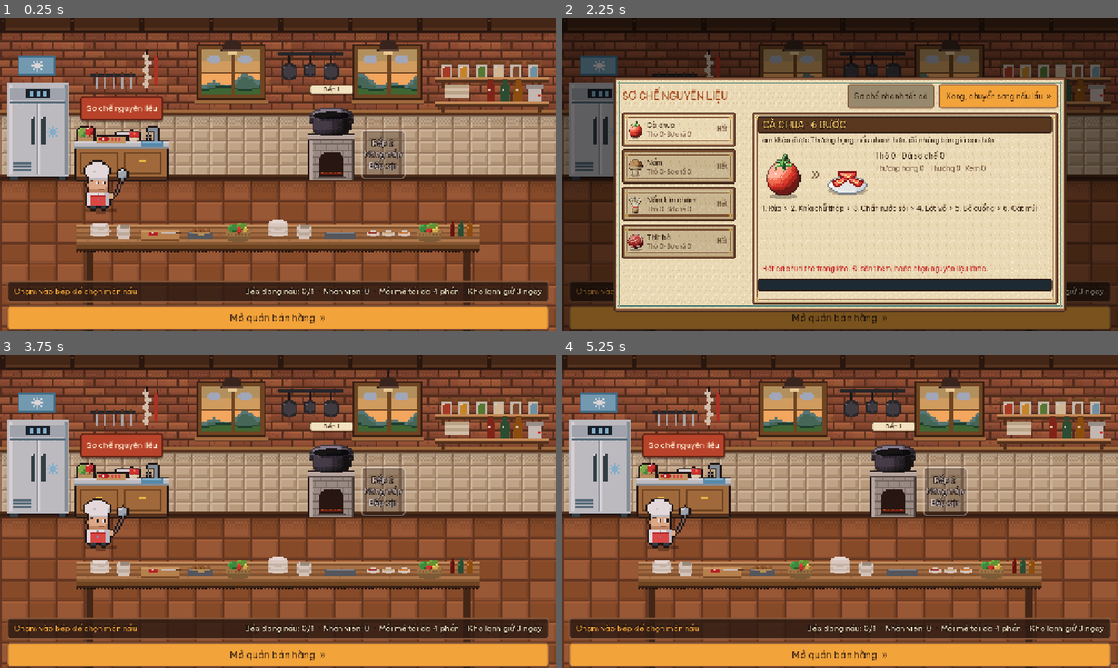
Above: before the commit, frames 1-4 (two rows, left to right).
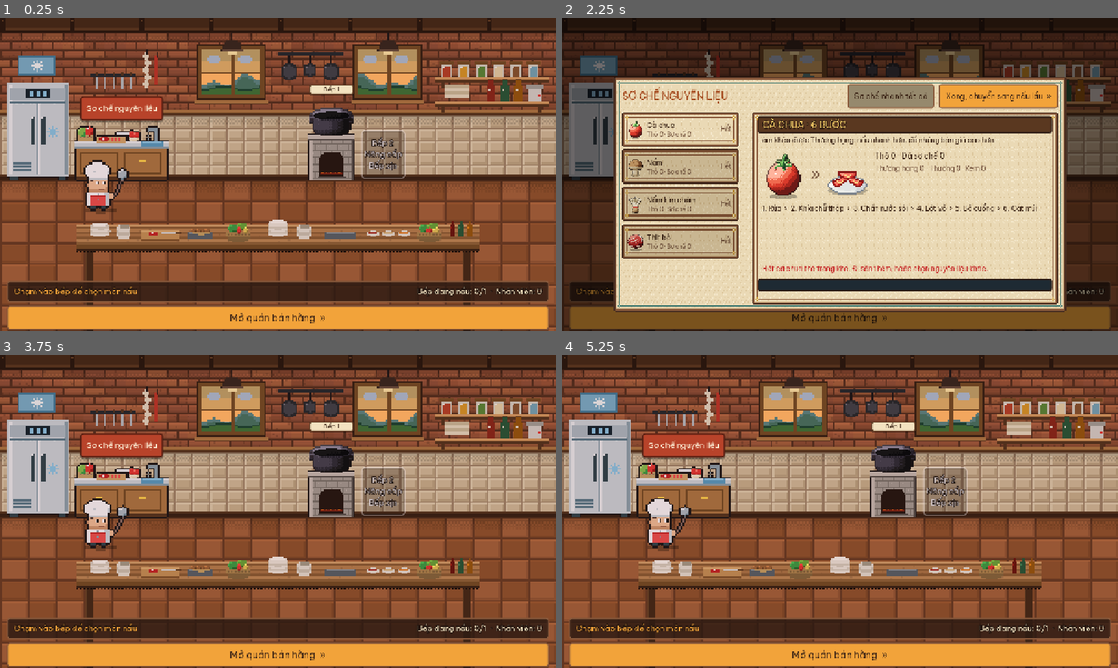
Above: after the commit, the same moments.

Repository: Znoywho/HotPot_SUNSUT
Game: Godot game, scene res://scenes/cook/cook_phase.tscn
Same seed, same stepped clock (60 frames per second), same inputs: the game is played once before the commit and once after it. This scene is started directly instead of the project's main scene.
Inputs:
- Up to frame 1 (0.25 s): no input
- Up to frame 2 (2.25 s): click "Sơ chế nguyên liệu" at 0.5 s; click "Mở quán bán hàng »" at 1.25 s; click "Sơ chế nguyên liệu" at 2 s
- Up to frame 3 (3.75 s): click "Xong, chuyển sang nấu lẩu »" at 2.75 s; click "Mở quán bán hàng »" at 3.5 s
- Up to frame 4 (5.25 s): click "Sơ chế nguyên liệu" at 4.25 s; click "Mở quán bán hàng »" at 5 s

The runs differ from the first frame. In frame 1, 0.5% of the frame differs, in the area x 44-98%, y 85-90%; in frame 2, 0.7%, in the area x 16-98%, y 30-89%; in frame 3, 0.5%; in frame 4, 0.5%.

Commit message:
[Cần Tuấn xem][Cần Hạo xem] Trưa 4:30; báo trước nhà phê bình, quán bẩn bị thanh tra/nhà phê bình trừ sao; bàn bẩn 50%, ít vũng nước, sự kiện 20%; bỏ nhật ký trận, avatar đúng boss; bỏ dải thông báo quán và dòng thông tin bếp; thanh cuộn sơ chế nhỏ

Diff:
--- a/autoload/day_manager.gd
+++ b/autoload/day_manager.gd
@@ -8,9 +8,9 @@
 
 enum Phase { NONE, HUNT, COOK, SELL, DAY_END, SHOP, GAME_OVER }
 
-## Một ngày chơi = 8 phút 15: săn 2:30 + sơ chế, nấu 2:30 + bán 3:15.
+## Một ngày chơi = 10 phút 15: săn 2:30 + sơ chế, nấu 4:30 + bán 3:15.
 const HUNT_DURATION := 150.0 ## Sáng đi săn: 2:30.
-const COOK_DURATION := 150.0 ## Trưa sơ chế + nấu nước cốt: 2:30 (sơ chế nhiều bước nên cần dài hơn).
+const COOK_DURATION := 270.0 ## Trưa sơ chế + nấu nước cốt: 4:30 (sơ chế nhiều bước + nấu, 2:30 làm không kịp).
 const SELL_DURATION := 195.0 ## Chiều tối bán hàng: 3:15.
 
 const SCENES := {
--- a/scenes/cook/cook_phase.gd
+++ b/scenes/cook/cook_phase.gd
@@ -405,8 +405,7 @@
 		if not slot.is_idle():
 			cooking += 1
 	var staff := _prep_staff.size() + (1 if _sous != null else 0)
-	_info.text = "Bếp đang nấu: %d/%d  ·  Nhân viên: %d  ·  Mỗi mẻ tối đa %d phần  ·  Kho lạnh giữ %d ngày" % [
-		cooking, _stoves.size(), staff, servings(), GameState.shelf_days()]
+	_info.text = "Bếp đang nấu: %d/%d  ·  Nhân viên: %d" % [cooking, _stoves.size(), staff]
 	var has_hud := get_tree().get_first_node_in_group("hud") != null
 	_timer_label.visible = DayManager.timer_running and not has_hud
 	_timer_label.text = "Còn lại " + DayManager.time_left_text()
--- a/scenes/cook/prep_panel.gd
+++ b/scenes/cook/prep_panel.gd
@@ -113,7 +113,7 @@
 	var list_margin := MarginContainer.new()
 	list_margin.size_flags_horizontal = SIZE_EXPAND_FILL
 	list_margin.mouse_filter = MOUSE_FILTER_PASS
-	list_margin.add_theme_constant_override("margin_right", 30)
+	list_margin.add_theme_constant_override("margin_right", 20)
 	scroll.add_child(list_margin)
 	list_margin.add_child(_list)
 
@@ -186,7 +186,7 @@
 
 ## Thanh cuộn to, dễ kéo bằng ngón tay (mặc định quá mảnh trên điện thoại).
 func _style_scrollbar(bar: VScrollBar) -> void:
-	bar.custom_minimum_size.x = 24
+	bar.custom_minimum_size.x = 14
 	var track := StyleBoxFlat.new()
 	track.bg_color = Color(0.23, 0.14, 0.09, 0.35)
 	track.set_corner_radius_all(6)
@@ -197,9 +197,9 @@
 		g.bg_color = Color("8a5a3c") if state == "grabber" else Color("a6714c")
 		g.border_color = Color("5a3820")
 		g.set_border_width_all(2)
-		g.set_corner_radius_all(6)
-		g.content_margin_left = 10
-		g.content_margin_right = 10
+		g.set_corner_radius_all(4)
+		g.content_margin_left = 5
+		g.content_margin_right = 5
 		bar.add_theme_stylebox_override(state, g)
 
 
--- a/scenes/hunt/battle_view.gd
+++ b/scenes/hunt/battle_view.gd
@@ -32,7 +32,6 @@
 var _order_slots: Array[Dictionary] = [] ## {c: Combatant, node: PanelContainer}
 var _order_arrow: Label
 var _order_current: Combatant ## Người đang/vừa đánh, giữ ở ô đầu tới lượt sau.
-var _log: RichTextLabel
 var _turn_label: Label
 var _skill_buttons: Array[Button] = []
 var _flee_button: Button
@@ -478,29 +477,12 @@
 	_turn_label.horizontal_alignment = HORIZONTAL_ALIGNMENT_RIGHT
 	order_row.add_child(_turn_label)
 
-	# Nhật ký + hành động.
-	var bottom := HBoxContainer.new()
-	bottom.add_theme_constant_override("separation", 12)
-	root.add_child(bottom)
-	var log_panel := PanelContainer.new()
-	log_panel.add_theme_stylebox_override("panel", HuntUI.paper_style("paper_panel", 8, Vector2(20, 14)))
-	log_panel.size_flags_horizontal = SIZE_EXPAND_FILL
-	log_panel.custom_minimum_size = Vector2(0, 150)
-	bottom.add_child(log_panel)
-	_log = RichTextLabel.new()
-	_log.bbcode_enabled = true
-	_log.add_theme_color_override("default_color", HuntUI.INK)
-	_log.scroll_following = true
-	_log.add_theme_font_size_override("normal_font_size", HuntUI.FONT_SMALL)
-	log_panel.add_child(_log)
-
-	var actions := GridContainer.new()
-	actions.columns = 2
-	actions.add_theme_constant_override("h_separation", 8)
-	actions.add_theme_constant_override("v_separation", 8)
-	bottom.add_child(actions)
-	HuntUI.pop_in(log_panel, 0.15)
-	HuntUI.pop_in(actions, 0.2)
+	# Hành động: 1 hàng nút căn giữa dưới đấu trường (bỏ bảng nhật ký trận, hiệu ứng số máu đã đủ thông tin).
+	var actions := HBoxContainer.new()
+	actions.alignment = BoxContainer.ALIGNMENT_CENTER
+	actions.add_theme_constant_override("separation", 12)
+	root.add_child(actions)
+	HuntUI.pop_in(actions, 0.15)
 	for i in controller.skills.size():
 		var b := HuntUI.button(controller.skills[i].display_name, 230)
 		b.custom_minimum_size.y = 70
@@ -665,13 +647,6 @@
 	node.add_theme_stylebox_override("panel", style)
 
 
+## Đánh dấu đã đọc nhật ký trận (dùng để chọn hiệu ứng theo dòng mới; không còn hiện bảng nhật ký).
 func _flush_log() -> void:
-	var lines := controller.battle.log_lines
-	for i in range(_log_index, lines.size()):
-		var line: String = lines[i]
-		if "CHÍ MẠNG" in line:
-			line = "[color=#a3461a]%s[/color]" % line
-		elif "bị hạ" in line:
-			line = "[color=#c62828]%s[/color]" % line
-		_log.append_text(line + "\n")
-	_log_index = lines.size()
+	_log_index = controller.battle.log_lines.size()
--- a/scenes/hunt/hunt_phase.gd
+++ b/scenes/hunt/hunt_phase.gd
@@ -288,7 +288,7 @@
 	row.set_anchors_and_offsets_preset(PRESET_FULL_RECT, PRESET_MODE_MINSIZE, 8)
 	row.add_theme_constant_override("separation", 12)
 	card.add_child(row)
-	var boss_data: CombatantData = session.boss_pool[0] if not session.boss_pool.is_empty() else null
+	var boss_data := session.today_boss() # Hiện đúng con boss sẽ đánh.
 	row.add_child(HuntUI.texture_rect(HuntUI.combatant_texture(boss_data), 76))
 	var text := VBoxContainer.new()
 	text.alignment = BoxContainer.ALIGNMENT_CENTER
@@ -303,7 +303,7 @@
 		state = "Sẵn sàng! Boss luôn rơi nguyên liệu hoàng kim (giá x3)"
 	else:
 		state = "Thắng thêm %d trận để mở" % (session.config.boss_unlock_wins - session.wins)
-	text.add_child(HuntUI.label("BOSS", 24, HuntUI.BAD))
+	text.add_child(HuntUI.label("BOSS: " + boss_data.display_name if boss_data != null else "BOSS", 24, HuntUI.BAD))
 	var s := HuntUI.label(state, HuntUI.FONT_SMALL)
 	s.autowrap_mode = TextServer.AUTOWRAP_WORD_SMART
 	text.add_child(s)
--- a/scenes/hunt/hunt_session.gd
+++ b/scenes/hunt/hunt_session.gd
@@ -17,6 +17,7 @@
 var rerolls_used := 0 ## Số lần đổi bụi cỏ hôm nay (phiên săn tạo mới mỗi sáng).
 var monster_pool: Array[CombatantData] = []
 var boss_pool: Array[CombatantData] = []
+var _today_boss: CombatantData = null ## Boss của hôm nay, chọn 1 lần để thẻ boss hiện đúng con sẽ đánh.
 var stat_multiplier := 1.0
 
 
@@ -142,12 +143,19 @@
 	return not boss_defeated and wins >= config.boss_unlock_wins and not boss_pool.is_empty()
 
 
+## Boss sẽ đánh hôm nay (chọn ngẫu nhiên 1 lần trong pool, giữ nguyên cả buổi săn).
+func today_boss() -> CombatantData:
+	if _today_boss == null and not boss_pool.is_empty():
+		_today_boss = boss_pool.pick_random()
+	return _today_boss
+
+
 func boss_encounter() -> Encounter:
 	var e := Encounter.new()
 	e.is_boss = true
 	e.stat_multiplier = stat_multiplier
-	if not boss_pool.is_empty():
-		e.monsters.append(boss_pool.pick_random())
+	if today_boss() != null:
+		e.monsters.append(today_boss())
 	return e
 
 
--- a/scenes/sell/sell_events.gd
+++ b/scenes/sell/sell_events.gd
@@ -3,7 +3,7 @@
 ## Sự kiện ngẫu nhiên trong buổi bán: thanh tra vệ sinh, nhà phê bình ẩm thực, giám khảo Michelin ẩn danh.
 ## Mỗi sự kiện tự tung xúc xắc xem hôm nay có xảy ra không và xảy ra lúc nào (hoàn toàn ngẫu nhiên).
 
-const EVENT_CHANCE := 1.0 / 3.0 ## Mỗi loại sự kiện có 1/3 khả năng xảy ra trong 1 buổi bán.
+const EVENT_CHANCE := 0.2 ## Mỗi loại sự kiện (độc lập) có 20% khả năng xảy ra trong 1 buổi bán.
 const EARLIEST := 0.12 ## Sớm nhất sau 12% buổi bán.
 const LATEST := 0.7 ## Muộn nhất ở 70% buổi bán (để kịp phục vụ khách đặc biệt).
 
@@ -11,7 +11,13 @@
 const INSPECT_FINE_PER_ITEM := 20_000 ## ...cộng thêm theo từng món hết hạn.
 const INSPECT_STAR_LOSS := 1.0
 const INSPECT_CLEAN_STAR := 0.25
-
+## Quán bẩn (bàn chưa dọn, rác / vũng nước dưới sàn) lúc thanh tra hoặc nhà phê bình vào: trừ sao mỗi chỗ, có trần.
+## TODO(nhóm): cân bằng.
+const DIRTY_STAR_PER_SPOT := 0.2
+const INSPECT_DIRTY_STAR_MAX := 1.0
+const CRITIC_DIRTY_STAR_MAX := 0.6
+
+const CRITIC_WARN_LEAD := 20.0 ## Báo trước bao nhiêu giây trước khi nhà phê bình tới (để kịp dọn quán, chuẩn bị lẩu).
 const CRITIC_STAR_WIN := 0.5
 const CRITIC_STAR_LOSE := 1.0
 const CRITIC_TIP_BONUS := 0.5 ## Thêm 50% giá món vào tip khi nhà phê bình hài lòng.
@@ -32,7 +38,10 @@
 	var total := DayManager.SELL_DURATION
 	for kind in ["inspector", "critic", "michelin"]:
 		if randf() < EVENT_CHANCE:
-			_schedule.append({"kind": kind, "at": total * (1.0 - randf_range(EARLIEST, LATEST))})
+			var at := total * (1.0 - randf_range(EARLIEST, LATEST))
+			_schedule.append({"kind": kind, "at": at})
+			if kind == "critic":
+				_schedule.append({"kind": "critic_warn", "at": minf(total - 2.0, at + CRITIC_WARN_LEAD)})
 
 
 func tick(delta: float, _tables: Array, _sell: Node) -> void:
@@ -53,9 +62,13 @@
 	match kind:
 		"inspector":
 			_inspect()
+		"critic_warn":
+			notice("Nhà phê bình sắp tới!", "Khoảng %d giây nữa nhà phê bình ẩm thực sẽ vào quán.
+Dọn bàn, quét sàn và nấu sẵn lẩu đi!
+Quán bẩn là bị chê ngay, phục vụ chậm cũng bị chê." % int(CRITIC_WARN_LEAD), Color("6a3d9a"))
 		"critic":
 			_queue_special("critic")
-			notice("Nhà phê bình ẩm thực tới!", "Một nhà phê bình nổi tiếng sắp vào quán.\nPhục vụ nhanh để được khen, chậm là bị chê lên báo!", Color("6a3d9a"))
+			_log("[color=#6a3d9a]Nhà phê bình ẩm thực đang tới cửa quán.[/color]")
 		"michelin":
 			_queue_special("michelin")
 			_log("[color=#8a6d3b]Có vị khách lạ mặt vừa vào, cứ lặng lẽ ghi chép gì đó...[/color]")
@@ -82,9 +95,16 @@
 
 # --- Kết quả --------------------------------------------------------------
 
-## Thanh tra: kiểm kho, có đồ hết hạn là phạt + tịch thu.
+## Thanh tra: soi quán (bẩn là trừ sao) + kiểm kho (có đồ hết hạn là phạt + tịch thu).
 func _inspect() -> void:
 	var bad := GameState.expired_stock_count()
+	var mess: Dictionary = _sell.mess_count() if _sell != null and _sell.has_method("mess_count") else {"tables": 0, "floor": 0}
+	var spots := int(mess["tables"]) + int(mess["floor"])
+	if spots > 0:
+		var loss := minf(DIRTY_STAR_PER_SPOT * spots, INSPECT_DIRTY_STAR_MAX)
+		GameState.lose_star(loss)
+		notice("Thanh tra vệ sinh!", "Quán bẩn: %s.
+Trừ %s sao." % [_mess_text(mess), _num(loss)], Color("c62828"))
 	if bad > 0:
 		var fine := INSPECT_FINE_BASE + INSPECT_FINE_PER_ITEM * bad
 		GameState.add_money(-fine, false)
@@ -92,9 +112,29 @@
 		GameState.lose_star(INSPECT_STAR_LOSS)
 		notice("Thanh tra vệ sinh!", "Phát hiện %d món hết hạn trong kho.\nPhạt %s, tịch thu toàn bộ, trừ %s sao." % [
 			bad, GameState.format_money(fine), _num(INSPECT_STAR_LOSS)], Color("c62828"))
-	else:
+	elif spots == 0:
 		GameState.add_star(INSPECT_CLEAN_STAR)
 		notice("Thanh tra vệ sinh!", "Kho sạch sẽ, không có đồ hết hạn.\nQuán được khen, +%s sao." % _num(INSPECT_CLEAN_STAR), Color("2e7d32"))
+
+
+## Nhà phê bình vừa bước vào: thấy quán bẩn là chê ngay (trừ sao), dù sau đó phục vụ tốt vẫn được khen.
+func critic_arrived(mess: Dictionary) -> void:
+	var spots := int(mess["tables"]) + int(mess["floor"])
+	if spots <= 0:
+		return
+	var loss := minf(DIRTY_STAR_PER_SPOT * spots, CRITIC_DIRTY_STAR_MAX)
+	GameState.lose_star(loss)
+	notice("Nhà phê bình chê quán bẩn!", "Vừa vào đã thấy %s.
+Trừ %s sao." % [_mess_text(mess), _num(loss)], Color("6a3d9a"))
+
+
+static func _mess_text(mess: Dictionary) -> String:
+	var parts: Array[String] = []
+	if int(mess["tables"]) > 0:
+		parts.append("%d bàn chưa dọn" % int(mess["tables"]))
+	if int(mess["floor"]) > 0:
+		parts.append("%d chỗ bẩn dưới sàn" % int(mess["floor"]))
+	return ", ".join(parts)
 
 
 ## Khách đặc biệt ăn xong (ok = phục vụ nhanh, món không hết hạn) hoặc bỏ về (ok = false).
--- a/scenes/sell/sell_phase.gd
+++ b/scenes/sell/sell_phase.gd
@@ -35,9 +35,10 @@
 ## TODO(nhóm): cân bằng dọn dẹp.
 const STAR_CLEAN_PERFECT := 0.03 ## Dọn Hoàn hảo: cộng sao.
 const MESS_INTERVAL := 22.0 ## Trung bình mấy giây sàn tự bẩn thêm 1 chỗ.
-const PUDDLE_CHANCE := 0.35 ## Tỉ lệ chỗ bẩn tự có là vũng nước (còn lại là rác).
-const TRASH_LEAVE_CHANCE := 0.3 ## Tỉ lệ khách về làm rơi rác cạnh bàn.
-const SPILL_LEAVE_CHANCE := 0.1 ## Tỉ lệ khách về làm đổ nước cạnh bàn.
+const PUDDLE_CHANCE := 0.15 ## Tỉ lệ chỗ bẩn tự có là vũng nước (còn lại là rác).
+const TRASH_LEAVE_CHANCE := 0.2 ## Tỉ lệ khách về làm rơi rác cạnh bàn.
+const SPILL_LEAVE_CHANCE := 0.05 ## Tỉ lệ khách về làm đổ nước cạnh bàn.
+const TABLE_DIRTY_CHANCE := 0.5 ## Tỉ lệ khách ăn xong để lại bàn bẩn (còn lại bàn gọn, đón khách mới ngay).
 const MAX_MESS := 6
 const MESS_PATIENCE_DRAIN := 0.15 ## Mỗi chỗ bẩn dưới sàn làm khách chờ ở quầy mất kiên nhẫn nhanh thêm 15%.
 const STAR_MESS_LEFT := 0.05 ## Đóng cửa còn chỗ bẩn dưới sàn: trừ sao mỗi chỗ.
@@ -87,9 +88,6 @@
 var _cleaning: Dictionary = {} ## TableNode đang mở bảng Dọn dẹp.
 var _clean_panel: Control = null ## Bảng Dọn dẹp đang mở.
 
-var _tray_icon: TextureRect
-var _tray_label: Label
-var _notification_label: Label
 
 
 func _ready() -> void:
@@ -201,46 +199,8 @@
 	return r
 
 
-## Thanh dưới: khay đang bưng gì, thông báo, nút đóng cửa (cùng kiểu dải thông tin + nút cam của màn bếp).
+## Nút đóng cửa ở góc dưới phải (bỏ dải thông tin khay / thông báo cho thoáng màn).
 func _build_bar() -> void:
-	var strip := PanelContainer.new()
-	var ss := StyleBoxFlat.new()
-	ss.bg_color = Color(0.17, 0.1, 0.07, 0.88)
-	ss.border_color = Color("8a5a3c")
-	ss.set_border_width_all(3)
-	ss.set_corner_radius_all(6)
-	ss.content_margin_left = 10
-	ss.content_margin_right = 6
-	ss.content_margin_top = 4
-	ss.content_margin_bottom = 4
-	strip.add_theme_stylebox_override("panel", ss)
-	strip.position = Vector2(16, BAR_Y)
-	strip.size = Vector2(1248, 64)
-	_stage.add_child(strip)
-	var row := HBoxContainer.new()
-	row.add_theme_constant_override("separation", 12)
-	strip.add_child(row)
-
-	_tray_icon = TextureRect.new()
-	_tray_icon.texture_filter = CanvasItem.TEXTURE_FILTER_NEAREST
-	_tray_icon.expand_mode = TextureRect.EXPAND_IGNORE_SIZE
-	_tray_icon.stretch_mode = TextureRect.STRETCH_KEEP_ASPECT_CENTERED
-	_tray_icon.custom_minimum_size = Vector2(56, 48)
-	_tray_icon.size_flags_vertical = SIZE_SHRINK_CENTER
-	_tray_icon.texture = load("res://assets/sprites/kitchen/tray.png")
-	row.add_child(_tray_icon)
-	_tray_label = HuntUI.outlined_label("", 18, HuntUI.GOLD)
-	_tray_label.custom_minimum_size = Vector2(250, 0)
-	_tray_label.clip_text = true
-	_tray_label.size_flags_vertical = SIZE_SHRINK_CENTER
-	row.add_child(_tray_label)
-
-	_notification_label = HuntUI.outlined_label("Quán mở cửa! Khách tới thì chạm bàn trống đủ ghế để xếp chỗ.", 18, Color("f3e2c0"))
-	_notification_label.size_flags_horizontal = SIZE_EXPAND_FILL
-	_notification_label.size_flags_vertical = SIZE_SHRINK_CENTER
-	_notification_label.clip_text = true
-	row.add_child(_notification_label)
-
 	var close := Button.new()
 	close.text = "Đóng cửa, tổng kết  »"
 	close.focus_mode = Control.FOCUS_NONE
@@ -248,7 +208,8 @@
 	close.add_theme_font_size_override("font_size", 20)
 	_style_button(close, Color("f2a33a"), Color("8a5a3c"), HuntUI.INK)
 	close.pressed.connect(_close_shop)
-	row.add_child(close)
+	close.position = Vector2(STAGE.x - 16 - close.custom_minimum_size.x, BAR_Y + 4)
+	_stage.add_child(close)
 
 
 func _style_button(b: Button, bg: Color, border: Color, font: Color) -> void:
@@ -377,6 +338,7 @@
 			_reception.greet("Xin chào quý khách!"))
 	if special == "critic":
 		_notify("Nhà phê bình ẩm thực tới! Xếp bàn và phục vụ thật nhanh!", Color("e0b0ff"))
+		_events.critic_arrived(mess_count())
 	elif special == "michelin":
 		_notify("Có khách lạ vào quán, cứ lặng lẽ ghi chép...", HuntUI.GOLD)
 	else:
@@ -462,6 +424,8 @@
 
 func _on_table_tapped(table: TableNode) -> void:
 	if table.state == TableNode.State.DIRTY:
+		if not _queue.is_empty():
+			_notify("Bàn %d còn bẩn, chưa đón khách được. Dọn sạch rồi xếp chỗ." % (tables.find(table) + 1), Color("ffccbc"))
 		if not _cleaning.has(table):
 			var index := tables.find(table)
 			_cleaning[table] = true
@@ -794,9 +758,23 @@
 
 # --- Dọn dẹp ------------------------------------------------------------------------
 
-## Khách ăn xong rời bàn: bàn bẩn + có khi làm rơi rác / đổ nước cạnh bàn.
+## Số chỗ bẩn trong quán: bàn chưa dọn + rác / vũng nước dưới sàn (nhà phê bình, thanh tra soi).
+func mess_count() -> Dictionary:
+	var dirty := 0
+	for t in tables:
+		if t.state == TableNode.State.DIRTY:
+			dirty += 1
+	var on_floor := 0
+	for m in _mess:
+		if is_instance_valid(m) and not m.is_gone():
+			on_floor += 1
+	return {"tables": dirty, "floor": on_floor}
+
+
+## Khách ăn xong rời bàn: có khi để lại bàn bẩn, có khi làm rơi rác / đổ nước cạnh bàn (tung riêng từng cái).
 func _leave_mess(table: TableNode, visual: TableVisual) -> void:
-	table.make_dirty()
+	if randf() < TABLE_DIRTY_CHANCE:
+		table.make_dirty()
 	for kind in ["trash", "puddle"]:
 		if randf() < (TRASH_LEAVE_CHANCE if kind == "trash" else SPILL_LEAVE_CHANCE):
 			var near := visual.get_global_transform() * Vector2(visual.size.x * randf_range(0.1, 0.9), TableVisual.HEIGHT * 0.9)
@@ -904,12 +882,6 @@
 
 func _update_ui() -> void:
 	_pass.refresh(cart.carrying_broth_id)
-	if cart.carrying_broth_id == "":
-		_tray_icon.texture = load("res://assets/sprites/kitchen/tray.png")
-		_tray_label.text = "Khay: trống"
-	else:
-		_tray_icon.texture = KitchenPass.pot_texture(cart.carrying_broth_id)
-		_tray_label.text = "Khay: %s" % _broth_name(cart.carrying_broth_id)
 
 	# Thanh kiên nhẫn dưới chân nhóm đang chờ.
 	var smallest := 99
@@ -960,9 +932,9 @@
 					visual.set_highlight(0)
 
 
-func _notify(text: String, color := Color("f3e2c0")) -> void:
-	_notification_label.text = text
-	_notification_label.add_theme_color_override("font_color", color)
+## Không còn dải thông báo trên màn; giữ hàm để các chỗ gọi khỏi phải đổi (in ra console để dò lỗi).
+func _notify(text: String, _color := Color("f3e2c0")) -> void:
+	print_verbose(text)
 
 
 func _float_text(text: String, visual: TableVisual, color: Color) -> void:
--- a/scenes/sell/table_visual.gd
+++ b/scenes/sell/table_visual.gd
@@ -364,7 +364,7 @@
 	_shown_order = ""
 
 
-## Bàn bẩn chờ dọn: bong bóng nhấp nháy "Bàn bẩn, chạm để dọn" (đang mở bảng Dọn dẹp thì "Đang dọn...").
+## Bàn bẩn chờ dọn: bong bóng nhấp nháy "Bàn bẩn, chưa đón khách / Chạm để dọn" (đang mở bảng Dọn dẹp thì "Đang dọn...").
 ## `progress` (0..1) làm mess trên bàn mờ dần.
 func show_dirty(progress: float, cleaning: bool) -> void:
 	_eating = false
@@ -379,7 +379,8 @@
 	_mess.modulate.a = 1.0 - clampf(progress, 0.0, 1.0)
 	bubble.visible = true
 	_row.visible = false
-	_set_note("Đang dọn..." if cleaning else "Bàn bẩn, chạm để dọn", HuntUI.INK if cleaning else HuntUI.RUST)
+	_set_note("Đang dọn..." if cleaning else "Bàn bẩn, chưa đón khách
+Chạm để dọn", HuntUI.INK if cleaning else HuntUI.RUST)
 	_bar_fill.get_parent().visible = false
 	var glow := 0.0 if cleaning else 0.5 + 0.5 * sin(_pulse * 6.0)
 	_bubble_style.border_color = Color("a67c52").lerp(Color("4fa3e0"), glow)
